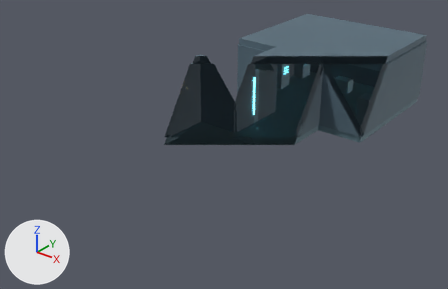
One commit to the glTF model assets/models/old_relay.glb: the scene before it, then after it.
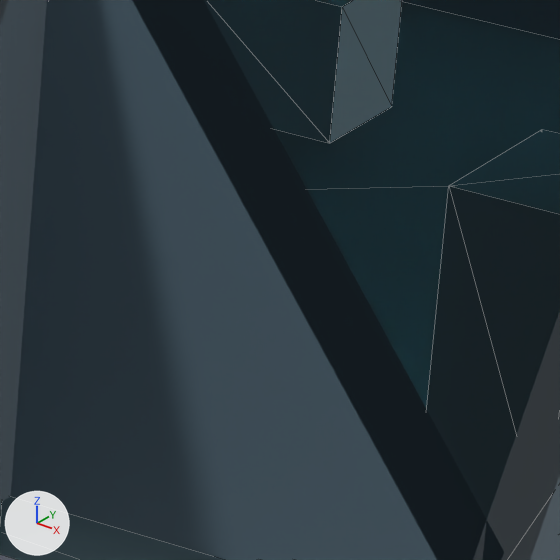
There are two pictures of each version: one whole from a 50 mm camera at (23.04, -17.58, 18.87) aimed at (0.14, 11.05, 1.12), one close up on the part from 71% to 82% of the width and 28% to 45% of the height. The axes (+X, +Y, +Z) are drawn at lower left. The lights are the same throughout. The last two pictures show the newer version. The close-ups show mesh edges as thin lines. Everything nearer to the camera than a plane just in front of the edit is cut away. Where no turn or scale is listed for an object, it has been applied to the vertices.

The older version as bpy lines, for what is in view:
```python
me_cube_050 = bpy.data.meshes.new('Cube.050')
me_cube_050.from_pydata(...)  # a box spanning x -5.5..5.5, y -5.0..5.0, z -0.25..0.25
me_cube_050.materials.append(mat_worn_slate)  # cyan #65818b
me_cube_071 = bpy.data.meshes.new('Cube.071')
me_cube_071.from_pydata(...)  # a box spanning x -0.46..0.46, y -0.64..0.64, z -1.12..1.12
me_cube_071.materials.append(mat_old_relay_alloy)  # greyish cyan #7c97a2
me_cube_083 = bpy.data.meshes.new('Cube.083')
me_cube_083.from_pydata(...)  # a box spanning x -0.68..0.68, y -0.475..0.475, z -0.53..0.53
me_cube_083.materials.append(mat_old_relay_alloy)  # greyish cyan #7c97a2
ob_archive_data_cabinet_003 = bpy.data.objects.new('Archive data cabinet.003', me_cube_071)
ob_archive_data_cabinet_003.location = (4.75, 22.0, 1.12)
ob_archive_floor = bpy.data.objects.new('Archive floor', me_cube_050)
ob_archive_floor.location = (0.0, 25.0, -0.25)
ob_survey_log_pedestal = bpy.data.objects.new('Survey log pedestal', me_cube_083)
ob_survey_log_pedestal.location = (0.0, 27.3, 0.53)
# also in view: 'Archive east wall' at (5.5, 25.0, 2.35); 'Gate passage east wall' at (2.0, 17.5, 2.35); 'Archive entry shoulder.001' at (3.75, 20.0, 2.35); 'Archive far wall' at (0.0, 30.0, 2.35)
```
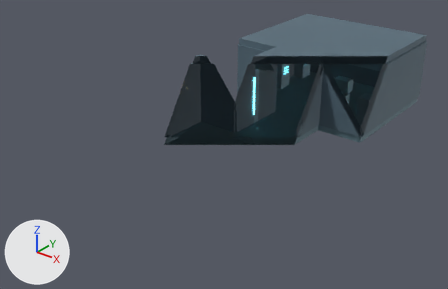
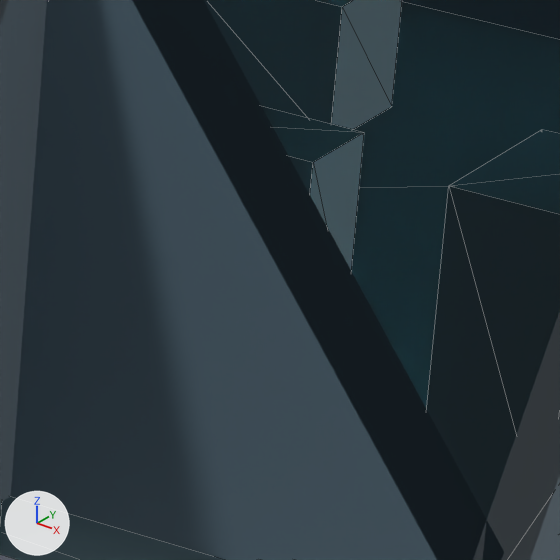
Pixel boxes [x1, y1, x2, y2] of what changed, in the close-ups (560 x 560 px):
'Archive service console', added
    after: [262, 106, 364, 270]

The change in detail:
Mesh me_cube_084_1 is new.
It is a box spanning x -0.63..0.63, y -0.36..0.36, z -0.69..0.69.
It uses material mat_old_relay_alloy (greyish cyan #7c97a2).
Object 'Archive service console' (ob_archive_service_console) is new; it shows me_cube_084_1.
Its location is (1.77, 23.55, 0.69).
